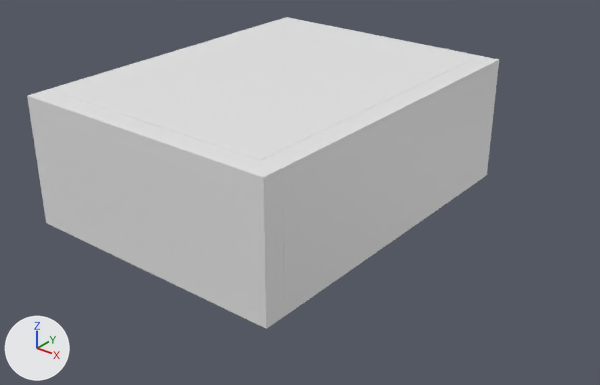
An edit to the FBX model Assets/Models/BivliotecaBien.fbx, drawn before and after from the same camera.
Camera for both pictures: a camera (50 mm lens) standing at (23.0, -27.2, 17.4) and looking at (2.0, -0.9, 1.1). The axes (+X, +Y, +Z) are drawn at lower left. The lights are the same throughout. The older version comes first. Where no turn or scale is listed for an object, it has been applied to the vertices.

Objects in the first picture: 'Biblioteca_SuperAvanzada'.
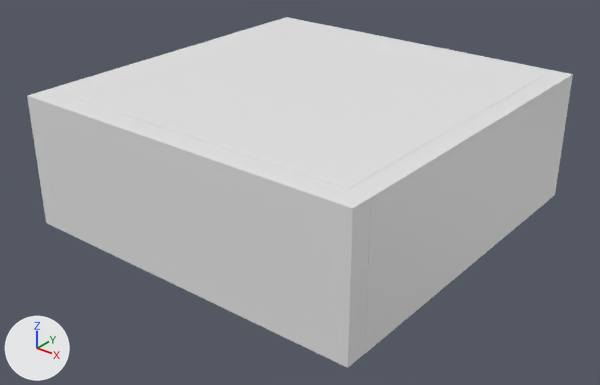
Changed parts and their boxes [x1, y1, x2, y2] in the pictures (600 x 385 px; the box of a moved part takes in the faces that stretch with it):
'Biblioteca_SuperAvanzada', reshaped (16% wider, 12% taller): before [27, 17, 499, 329]; after [27, 17, 573, 368]
part 1 of me_cube_009, moved or reshaped: before [261, 61, 490, 316]; after [348, 76, 564, 353]
part 2 of me_cube_009, moved or reshaped: before [261, 59, 499, 329]; after [261, 59, 573, 368]

The edits, one by one:
me_cube_009 is used by ob_biblioteca_superavanzada; location (0.0, 0.0, 0.0).
me_cube_009 had 88 vertices, 72 faces and spanned x -6.5..6.5, y -8.5..8.5, z -0.1..5.9.
me_cube_009 now has 88 vertices, 72 faces and spans x -6.5..10.1, y -8.5..8.5, z -0.1..5.9.
me_cube_009 part 1: the loose piece of 8 vertices spanning x 5.5..6.5, y -7.5..7.5, z -0.1..5.9 is moved by (3.6, 0.0, 0.0).
me_cube_009 part 2: 20 of the vertices in x 5.5..6.5, y -8.5..8.5, z -0.1..5.9 are moved by (3.6, 0.0, 0.0).
